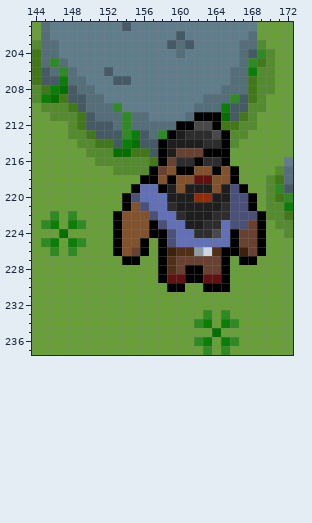
Pixel-art file, stored at Aseprite/Background_leafy_TEST.aseprite. That is the earlier state.
400x400 pixels, 1 frame. Colours within 5 levels of each other are drawn and written as one. Shown: x 144..172, y 201..237. The commit also changed other parts of the picture, which this record leaves out.
And afterwards:
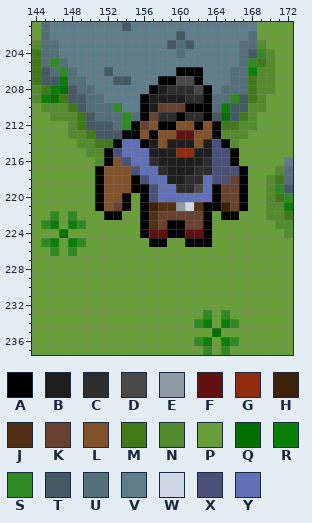
Palette (. is transparent): A #000000  B #1e1e1e  C #2d2d2d  D #494949  E #8d9ca2  F #621111  G #912c0e  H #3d210a  J #513015  K #694130  L #82522c  M #417818  N #558b2f  P #689f38  Q #056f00  R #0a7e07  S #308a24  T #455a64  U #546e7a  V #607d8b  W #ced6e6  X #495178  Y #6271b7
Changes in this commit:
Layer "Characters":
y 206: x 160..162 VVV -> AAA
y 207: x 158..162 VVVVV -> AADDA
y 208: x 157..163 VVVVVVV -> ABCCCDA
y 209: x 156..163 VVVVVVVU -> ABBBBCCA
y 210: x 156..163 VVVVVVUU -> ABKKKAAA
y 211: x 156..162 UVVVVUA -> AKCCACC; x 164 A -> T
y 212: x 155..163 UUUUUAADD -> AKLAALLAL
y 213: x 154..165 SRTUSABCCCDA -> AALALLFFLLAN
y 214: x 153..158 TRQTTA -> AYYABL; x 162..164 BCC -> LBX
y 215: x 152..158 NQQMMTA -> AXYYYBB; x 160..166 KKKAAAP -> GGBBXXA
y 216: x 152..162 NNNNNMAKCCA -> ALXYYCBBBBB; x 164..166 CAP -> XXA
y 217: x 151..167 PPNNNNAKLAALLALAP -> ALLLXYYCBBBCCXXXA
y 218: x 151..167 PPPPPAALALLFFLLAP -> ALLLAXYYBBCCYXXKA
y 219: x 151..154 PPPP -> ALLL; x 156..166 YYABLBBBLBX -> AXYYCCDYAKK
y 220: x 151..153 PPP -> ALL; x 155..157 XYY -> PAX; x 159..168 BBBGGBBXXA -> YYYYYAKKAP
y 221: x 151..153 PPP -> ALK; x 155..168 LXYYCBBBBBCXXA -> PAHJJEWJAAHKAP
y 222: x 152 P -> A; x 154..169 LLLXYYCBBBCCXXXA -> PPAJKKKKKAPAAPPP
y 223: x 153..169 ALLLAXYYBBCCYXXKA -> PPPAJKAAKKAPPPPPP
y 224: x 153..169 ALLLAAXYYCCDYAKKA -> PPPAFFAAFFAPPPPPP
y 225: x 153..157 ALLAP -> PPPPA; x 159..169 XYYYYYYAKKA -> PPAAAPPPPPP
y 226: x 153..156 ALKA -> PPPP; x 158..169 AHJJEWJAAHKA -> PPPPPPPPPPPP
y 227: x 154..155 AA -> PP; x 158..165 AJKKKKKA -> PPPPPPPP; x 167..168 AA -> PP
y 228: x 158..165 AJKAAKKA -> PPPPPPPP
y 229: x 158..165 AFFAAFFA -> PPPPPPPP
y 230: x 159..160 AA -> PP; x 163..165 AAA -> PPP
Changed places in both pictures, as pixel boxes (x1, y1, x2, y2):
changed: (95, 67, 266, 292)
